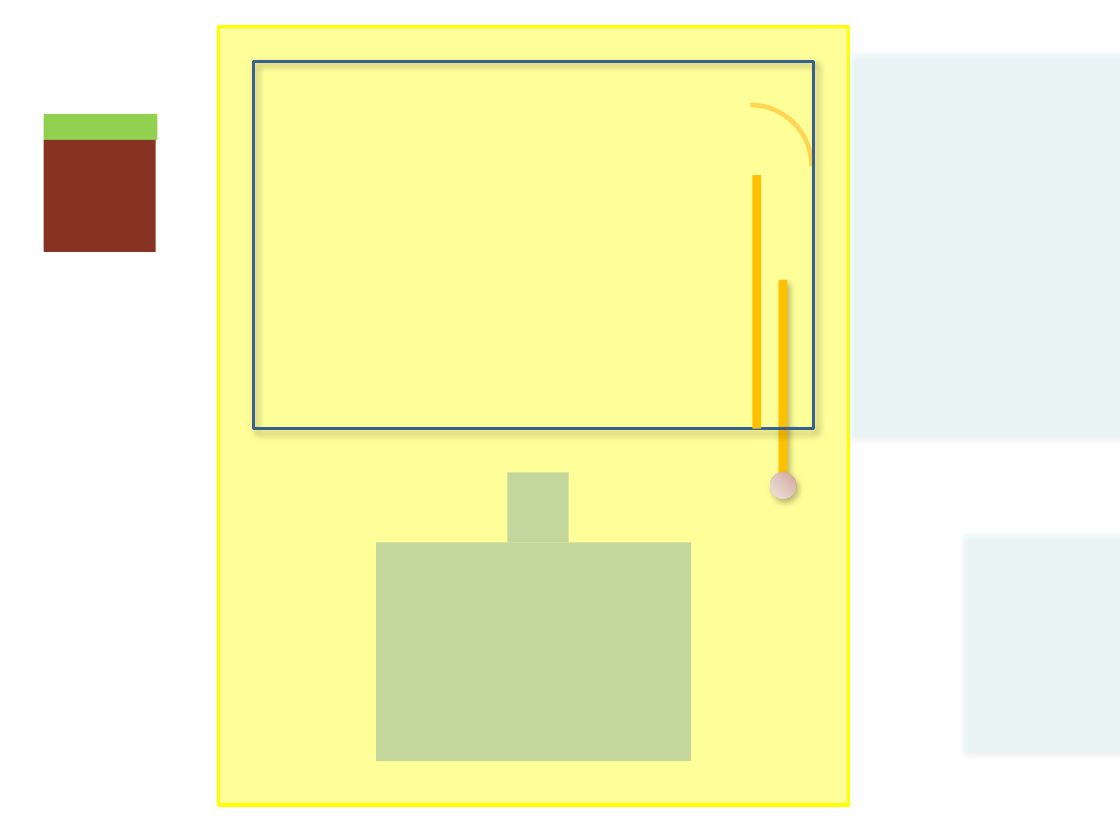
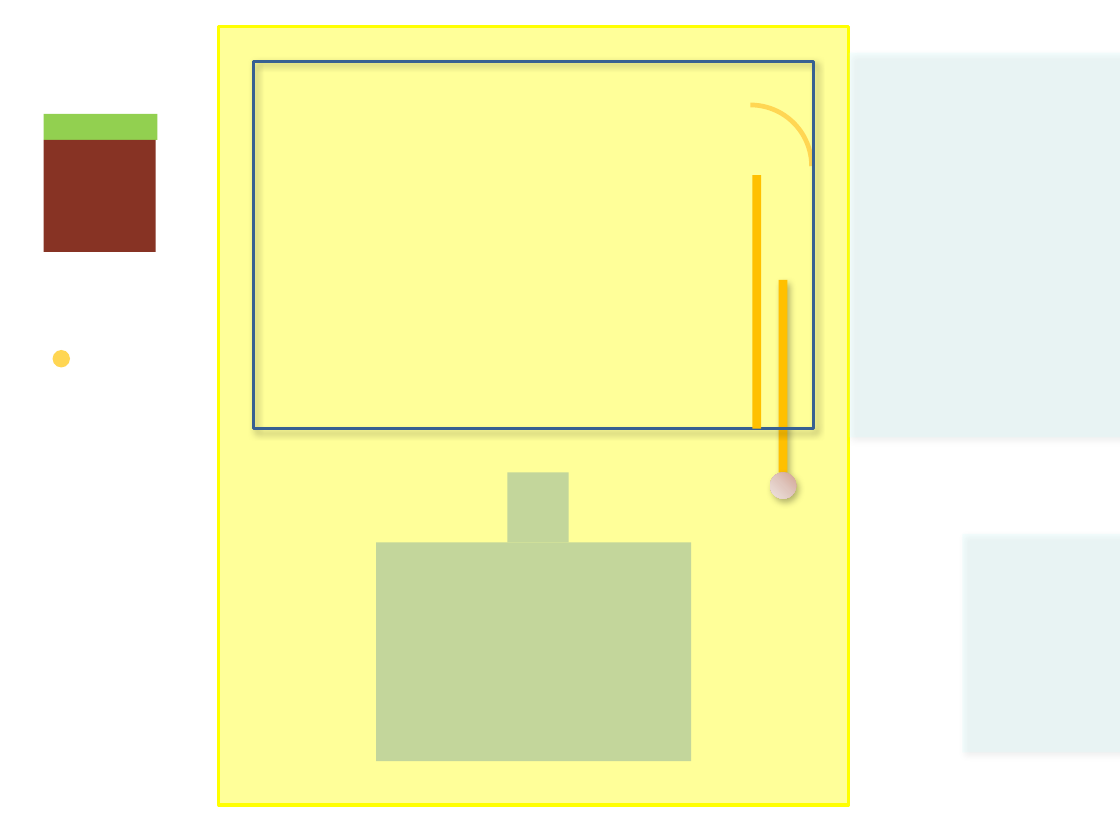
Before and after one commit to Antistable/marble-game, a slide deck: slide 1 of UI.pptx. Drawn at 1120x840 pixels with LibreOffice and Linux fonts; fonts in the diff are those of the drawing. Boxes give left, top, right and bottom in pixels: in the first picture for what was removed or moved away, otherwise in the second. Text is boxed around its words. In the diff, an @@ line names an element or a change of style, - is before the commit and + after.

```diff
--- a/UI.pptx
+++ b/UI.pptx
@@ ellipse added at <box>53,349,71,367</box>, fill #FFD653 @@
```
Also in this commit, not shown: 14 other files.
